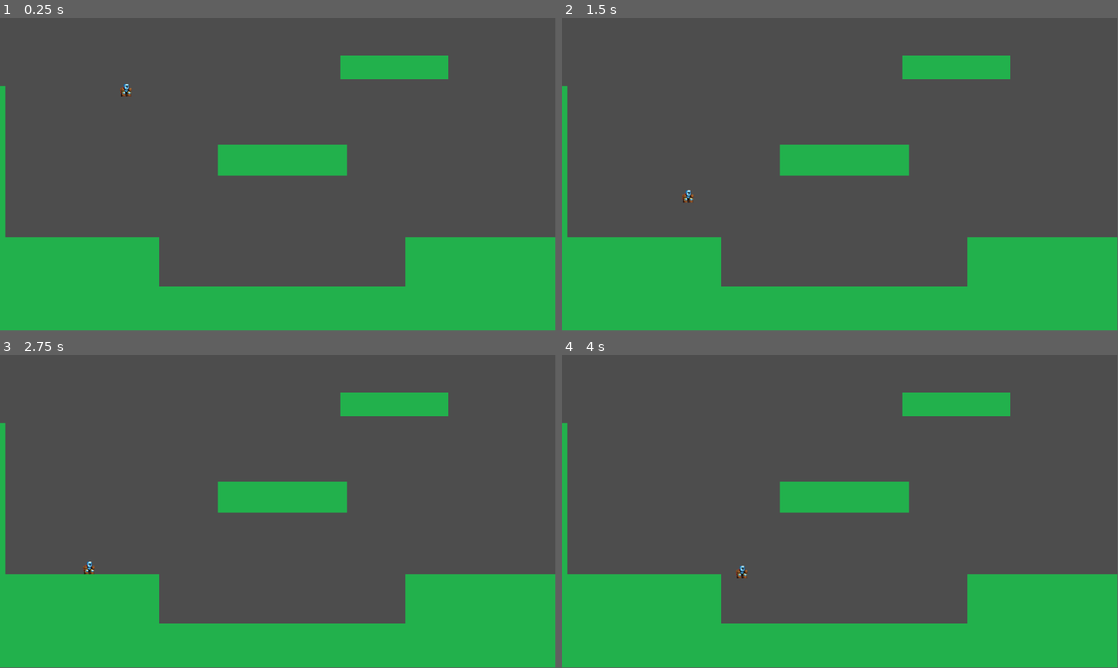
Above: before the commit, frames 1-4 (two rows, left to right).
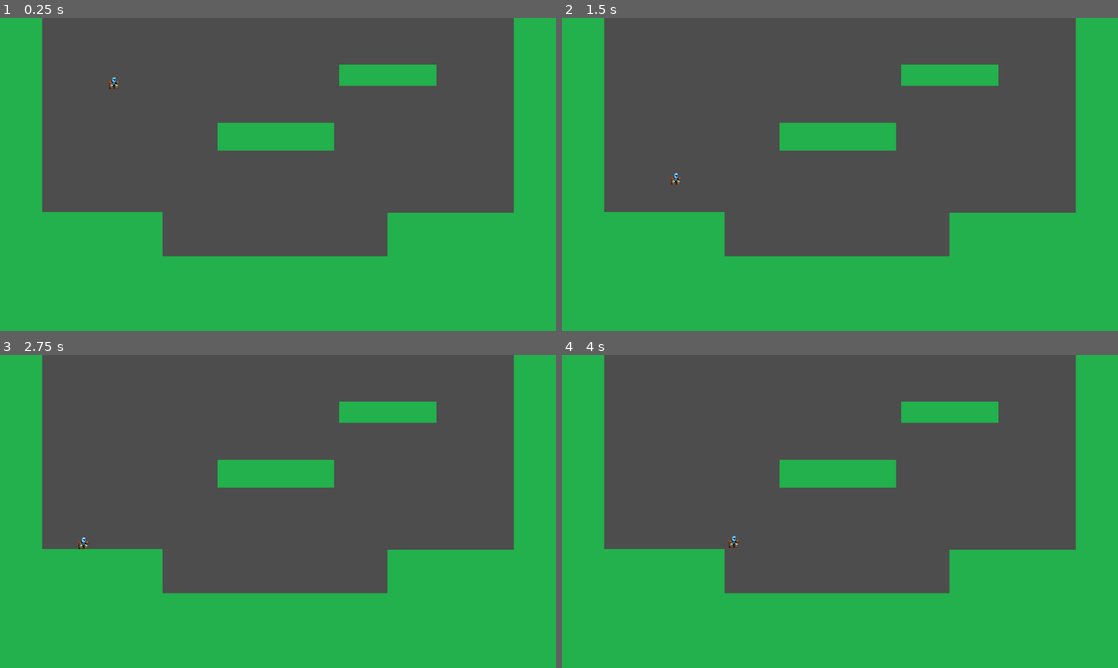
Above: after the commit, the same moments.

Repository: AcoMat/unq-idv-boss-2025
Game: Godot game, scene res://main.tscn
Two runs of this game, one before a commit and one after it. Both use one fixed random seed, a clock stepped at 60 frames per second and the inputs below.
Inputs:
- Up to frame 1 (0.25 s): no input
- Up to frame 2 (1.5 s): hold D (move_right) from 0.53 s (still down); tap Space (jump) at 0.77 s
- Up to frame 3 (2.75 s): tap Space (jump) at 1.52 s; release D (move_right) at 2.03 s; hold A (move_left) from 2.03 s (still down)
- Up to frame 4 (4 s): release A (move_left) at 2.78 s; hold D (move_right) from 2.78 s (still down); tap Space (jump) at 3.02, 3.77 s
In our replay, the window is 799x449 before the commit and 800x450 after it. These sizes can differ from the game's own. Grey fills any space a smaller window leaves; there, only what the larger window draws over its background counts as a difference.

The runs differ from the first frame. In frame 1, 23% of the frame differs, in the area x 0-100%, y 0-86%; in frame 2, 23%; in frame 3, 23%; in frame 4, 23%.

Commit message:
Camera feature and jump mechanic improved

Diff:
--- a/main.tscn
+++ b/main.tscn
@@ -1,12 +1,20 @@
-[gd_scene load_steps=3 format=3 uid="uid://t14o1gpv8no"]
+[gd_scene load_steps=5 format=3 uid="uid://t14o1gpv8no"]
 
 [ext_resource type="PackedScene" uid="uid://d1daw6cyym3mk" path="res://scenes/levels/1/level1.tscn" id="1_0xm2m"]
 [ext_resource type="PackedScene" uid="uid://chstifti63yr5" path="res://scenes/player/player.tscn" id="2_h2yge"]
+[ext_resource type="PackedScene" uid="uid://d1dy8k65f2aqs" path="res://scenes/levels/2/level2.tscn" id="3_1bvp3"]
+[ext_resource type="PackedScene" uid="uid://b61k1qcrx81ya" path="res://scenes/cameras/cameras.tscn" id="4_lquwl"]
 
 [node name="Main" type="Node2D"]
 
-[node name="Level1" parent="." instance=ExtResource("1_0xm2m")]
-position = Vector2(10, 7)
-
 [node name="Player" parent="." instance=ExtResource("2_h2yge")]
 position = Vector2(261, 143)
+
+[node name="Sections" type="Node2D" parent="."]
+
+[node name="Level1" parent="Sections" instance=ExtResource("1_0xm2m")]
+
+[node name="level2" parent="Sections" instance=ExtResource("3_1bvp3")]
+position = Vector2(0, -720)
+
+[node name="Cameras" parent="." instance=ExtResource("4_lquwl")]
--- a/project.godot
+++ b/project.godot
@@ -14,6 +14,11 @@
 run/main_scene="uid://t14o1gpv8no"
 config/features=PackedStringArray("4.4", "Forward Plus")
 config/icon="res://icon.svg"
+
+[display]
+
+window/size/viewport_width=1280
+window/size/viewport_height=720
 
 [input]
 
--- /dev/null
+++ b/scenes/cameras/cameras.gd
@@ -0,0 +1,22 @@
+extends Node2D
+
+var cameras : Array[Camera2D] = []
+
+# Called when the node enters the scene tree for the first time.
+func _ready() -> void:
+	var nodes = get_children(true)
+	for child in nodes:
+		if child is Camera2D:
+			cameras.append(child)
+
+
+# Called every frame. 'delta' is the elapsed time since the previous frame.
+func _process(delta: float) -> void:
+	pass
+
+
+func _on_area_2d_body_entered(body: Node2D, camera_number: int) -> void:
+	print("Body entered on camera " + str(camera_number))
+	for camera in cameras:
+		camera.enabled = false
+	cameras[camera_number - 1].enabled = true
--- /dev/null
+++ b/scenes/cameras/cameras.tscn
@@ -0,0 +1,33 @@
+[gd_scene load_steps=3 format=3 uid="uid://b61k1qcrx81ya"]
+
+[ext_resource type="Script" uid="uid://byiv6nqvtcbyr" path="res://scenes/cameras/cameras.gd" id="1_o2lo6"]
+
+[sub_resource type="RectangleShape2D" id="RectangleShape2D_o2lo6"]
+size = Vector2(1280.5, 658)
+
+[node name="Cameras" type="Node2D"]
+script = ExtResource("1_o2lo6")
+
+[node name="CameraLevel1" type="Camera2D" parent="."]
+anchor_mode = 0
+
+[node name="Area2D" type="Area2D" parent="CameraLevel1"]
+monitorable = false
+
+[node name="CollisionShape2D" type="CollisionShape2D" parent="CameraLevel1/Area2D"]
+position = Vector2(639.75, 360.5)
+shape = SubResource("RectangleShape2D_o2lo6")
+
+[node name="CameraLevel2" type="Camera2D" parent="."]
+offset = Vector2(0, -720)
+anchor_mode = 0
+enabled = false
+
+[node name="Area2D" type="Area2D" parent="CameraLevel2"]
+
+[node name="CollisionShape2D" type="CollisionShape2D" parent="CameraLevel2/Area2D"]
+position = Vector2(640, -362)
+shape = SubResource("RectangleShape2D_o2lo6")
+
+[connection signal="body_entered" from="CameraLevel1/Area2D" to="." method="_on_area_2d_body_entered" binds= [1]]
+[connection signal="body_entered" from="CameraLevel2/Area2D" to="." method="_on_area_2d_body_entered" binds= [2]]
--- a/scenes/levels/1/level1.tscn
+++ b/scenes/levels/1/level1.tscn
@@ -1,93 +1,90 @@
-[gd_scene load_steps=3 format=3 uid="uid://d1daw6cyym3mk"]
+[gd_scene load_steps=2 format=3 uid="uid://d1daw6cyym3mk"]
 
 [ext_resource type="Texture2D" uid="uid://sn8ad2y6isgb" path="res://assets/floor.png" id="1_5a5lf"]
 
-[sub_resource type="RectangleShape2D" id="RectangleShape2D_5a5lf"]
-size = Vector2(67.1654, 65.4712)
-
 [node name="Level1" type="Node2D"]
 
-[node name="Area2D" type="StaticBody2D" parent="."]
+[node name="Platforms" type="Node2D" parent="."]
 
-[node name="Sprite2D7" type="Sprite2D" parent="Area2D"]
-position = Vector2(808, 96)
+[node name="Area2D" type="StaticBody2D" parent="Platforms"]
+
+[node name="Sprite2D7" type="Sprite2D" parent="Platforms/Area2D"]
+position = Vector2(893, 132)
 scale = Vector2(3.40152, 0.742424)
 texture = ExtResource("1_5a5lf")
 
-[node name="CollisionPolygon2D" type="CollisionPolygon2D" parent="Area2D"]
-position = Vector2(808, 96)
+[node name="CollisionPolygon2D" type="CollisionPolygon2D" parent="Platforms/Area2D"]
+position = Vector2(893, 132)
 scale = Vector2(3.40152, 0.742424)
 polygon = PackedVector2Array(-33, -33, -33, 33, 33, 33, 33, -33)
 
-[node name="Area2D2" type="StaticBody2D" parent="."]
-position = Vector2(576, 288)
+[node name="Area2D2" type="StaticBody2D" parent="Platforms"]
 scale = Vector2(4.0497, 0.977529)
 
-[node name="Sprite2D6" type="Sprite2D" parent="Area2D2"]
-scale = Vector2(1, 1)
+[node name="Sprite2D6" type="Sprite2D" parent="Platforms/Area2D2"]
+position = Vector2(156.802, 279.276)
 texture = ExtResource("1_5a5lf")
 
-[node name="CollisionPolygon2D" type="CollisionShape2D" parent="Area2D2"]
-position = Vector2(-7.62939e-06, 0)
-scale = Vector2(0.999999, 1)
-shape = SubResource("RectangleShape2D_5a5lf")
+[node name="CollisionPolygon2D" type="CollisionPolygon2D" parent="Platforms/Area2D2"]
+position = Vector2(156.802, 279.276)
+polygon = PackedVector2Array(-33, -33, -33, 33, 33, 33, 33, -33)
 
-[node name="Area2D6" type="StaticBody2D" parent="."]
+[node name="Area2D6" type="StaticBody2D" parent="Platforms"]
 
-[node name="Sprite2D2" type="Sprite2D" parent="Area2D6"]
-position = Vector2(158.75, 550)
-scale = Vector2(4.88636, 3.09091)
+[node name="Sprite2D2" type="Sprite2D" parent="Platforms/Area2D6"]
+position = Vector2(213, 583)
+scale = Vector2(4.88636, 4.15152)
 texture = ExtResource("1_5a5lf")
 
-[node name="CollisionPolygon2D" type="CollisionPolygon2D" parent="Area2D6"]
-position = Vector2(158.75, 550)
-scale = Vector2(4.88636, 3.09091)
+[node name="CollisionPolygon2D" type="CollisionPolygon2D" parent="Platforms/Area2D6"]
+position = Vector2(213, 583)
+scale = Vector2(4.88636, 4.15152)
 polygon = PackedVector2Array(-33, -33, -33, 33, 33, 33, 33, -33)
 
-[node name="Area2D4" type="StaticBody2D" parent="."]
+[node name="Area2D4" type="StaticBody2D" parent="Platforms"]
 
-[node name="Sprite2D3" type="Sprite2D" parent="Area2D4"]
-position = Vector2(-96, 391.25)
-scale = Vector2(2.93182, 7.7803)
+[node name="Sprite2D3" type="Sprite2D" parent="Platforms/Area2D4"]
+position = Vector2(-0.199902, 360.6)
+scale = Vector2(2.93182, 10.9205)
 texture = ExtResource("1_5a5lf")
 
-[node name="CollisionPolygon2D" type="CollisionPolygon2D" parent="Area2D4"]
-position = Vector2(-96, 391.25)
-scale = Vector2(2.93182, 7.7803)
+[node name="CollisionPolygon2D" type="CollisionPolygon2D" parent="Platforms/Area2D4"]
+position = Vector2(-0.199902, 360.6)
+scale = Vector2(2.93182, 10.9205)
 polygon = PackedVector2Array(-33, -33, -33, 33, 33, 33, 33, -33)
 
-[node name="Area2D5" type="StaticBody2D" parent="."]
+[node name="Area2D5" type="StaticBody2D" parent="Platforms"]
 
-[node name="Sprite2D4" type="Sprite2D" parent="Area2D5"]
-position = Vector2(1254, 386.75)
-scale = Vector2(2.93182, 7.91667)
+[node name="Sprite2D4" type="Sprite2D" parent="Platforms/Area2D5"]
+position = Vector2(1279.8, 361.3)
+scale = Vector2(2.93182, 10.9337)
 texture = ExtResource("1_5a5lf")
 
-[node name="CollisionPolygon2D" type="CollisionPolygon2D" parent="Area2D5"]
-position = Vector2(1254, 386.75)
-scale = Vector2(2.93182, 7.91667)
+[node name="CollisionPolygon2D" type="CollisionPolygon2D" parent="Platforms/Area2D5"]
+position = Vector2(1279.8, 361.3)
+scale = Vector2(2.93182, 10.9337)
 polygon = PackedVector2Array(-33, -33, -33, 33, 33, 33, 33, -33)
 
-[node name="Area2D3" type="StaticBody2D" parent="."]
+[node name="Area2D3" type="StaticBody2D" parent="Platforms"]
 
-[node name="Sprite2D" type="Sprite2D" parent="Area2D3"]
-position = Vector2(994, 548.5)
-scale = Vector2(4.93939, 3.04545)
+[node name="Sprite2D" type="Sprite2D" parent="Platforms/Area2D3"]
+position = Vector2(1055, 584)
+scale = Vector2(4.93939, 4.12121)
 texture = ExtResource("1_5a5lf")
 
-[node name="CollisionPolygon2D" type="CollisionPolygon2D" parent="Area2D3"]
-position = Vector2(994, 548.5)
-scale = Vector2(4.93939, 3.04545)
+[node name="CollisionPolygon2D" type="CollisionPolygon2D" parent="Platforms/Area2D3"]
+position = Vector2(1055, 584)
+scale = Vector2(4.93939, 4.12121)
 polygon = PackedVector2Array(-33, -33, -33, 33, 33, 33, 33, -33)
 
-[node name="Area2D7" type="StaticBody2D" parent="."]
+[node name="Area2D7" type="StaticBody2D" parent="Platforms"]
 
-[node name="Sprite2D5" type="Sprite2D" parent="Area2D7"]
-position = Vector2(571.5, 600)
-scale = Vector2(7.86364, 1.5)
+[node name="Sprite2D5" type="Sprite2D" parent="Platforms/Area2D7"]
+position = Vector2(633, 634)
+scale = Vector2(7.86364, 2.59848)
 texture = ExtResource("1_5a5lf")
 
-[node name="CollisionPolygon2D" type="CollisionPolygon2D" parent="Area2D7"]
-position = Vector2(571.5, 600)
-scale = Vector2(7.86364, 1.5)
+[node name="CollisionPolygon2D" type="CollisionPolygon2D" parent="Platforms/Area2D7"]
+position = Vector2(633, 634)
+scale = Vector2(7.86364, 2.59848)
 polygon = PackedVector2Array(-33, -33, -33, 33, 33, 33, 33, -33)
--- /dev/null
+++ b/scenes/levels/2/level2.tscn
@@ -0,0 +1,67 @@
+[gd_scene load_steps=2 format=3 uid="uid://d1dy8k65f2aqs"]
+
+[ext_resource type="Texture2D" uid="uid://sn8ad2y6isgb" path="res://assets/floor.png" id="1_r61rd"]
+
+[node name="2" type="Node2D"]
+
+[node name="Platforms" type="Node2D" parent="."]
+
+[node name="StaticBody2D5" type="StaticBody2D" parent="Platforms"]
+
+[node name="Sprite2D" type="Sprite2D" parent="Platforms/StaticBody2D5"]
+position = Vector2(1280, 360)
+scale = Vector2(2.932, 10.9091)
+texture = ExtResource("1_r61rd")
+
+[node name="CollisionPolygon2D" type="CollisionPolygon2D" parent="Platforms/StaticBody2D5"]
+position = Vector2(1280, 360)
+scale = Vector2(2.932, 10.9091)
+polygon = PackedVector2Array(-33, -33, -33, 33, 33, 33, 33, -33)
+
+[node name="StaticBody2D3" type="StaticBody2D" parent="Platforms"]
+
+[node name="Sprite2D" type="Sprite2D" parent="Platforms/StaticBody2D3"]
+position = Vector2(639, 456)
+scale = Vector2(12.7879, 0.757576)
+texture = ExtResource("1_r61rd")
+
+[node name="CollisionPolygon2D" type="CollisionPolygon2D" parent="Platforms/StaticBody2D3"]
+position = Vector2(639, 456)
+scale = Vector2(12.7879, 0.757576)
+polygon = PackedVector2Array(-33, -33, -33, 33, 33, 33, 33, -33)
+
+[node name="StaticBody2D2" type="StaticBody2D" parent="Platforms"]
+
+[node name="Sprite2D" type="Sprite2D" parent="Platforms/StaticBody2D2"]
+position = Vector2(579, 656)
+scale = Vector2(4.62121, 0.757576)
+texture = ExtResource("1_r61rd")
+
+[node name="CollisionPolygon2D" type="CollisionPolygon2D" parent="Platforms/StaticBody2D2"]
+position = Vector2(579, 656)
+scale = Vector2(4.62121, 0.757576)
+polygon = PackedVector2Array(-33, -33, -33, 33, 33, 33, 33, -33)
+
+[node name="StaticBody2D" type="StaticBody2D" parent="Platforms"]
+
+[node name="Sprite2D" type="Sprite2D" parent="Platforms/StaticBody2D"]
+position = Vector2(1087, 620)
+scale = Vector2(3, 0.757576)
+texture = ExtResource("1_r61rd")
+
+[node name="CollisionPolygon2D" type="CollisionPolygon2D" parent="Platforms/StaticBody2D"]
+position = Vector2(1087, 620)
+scale = Vector2(3, 0.757576)
+polygon = PackedVector2Array(-33, -33, -33, 33, 33, 33, 33, -33)
+
+[node name="StaticBody2D4" type="StaticBody2D" parent="Platforms"]
+
+[node name="Sprite2D" type="Sprite2D" parent="Platforms/StaticBody2D4"]
+position = Vector2(0, 360)
+scale = Vector2(2.932, 10.9091)
+texture = ExtResource("1_r61rd")
+
+[node name="CollisionPolygon2D" type="CollisionPolygon2D" parent="Platforms/StaticBody2D4"]
+position = Vector2(0, 360)
+scale = Vector2(2.932, 10.9091)
+polygon = PackedVector2Array(-33, -33, -33, 33, 33, 33, 33, -33)
--- a/scenes/player/player.gd
+++ b/scenes/player/player.gd
@@ -50,12 +50,12 @@
 	# Collision check and knockback trigger
 	var was_on_wall: bool = is_on_wall()
 	var was_on_air: bool = !is_on_floor()
-	var intertia = velocity
+	var inertia = velocity
 	# APPLY MOVEMENT
 	move_and_slide()
 
-	if is_on_wall() and not was_on_wall and !is_control_enabled :
-		apply_knockback(intertia)
+	if is_on_wall() or is_on_ceiling() and not was_on_wall and !is_control_enabled :
+		apply_knockback(inertia, !is_on_ceiling())
 
 	# Just landed on floor
 	if was_on_air and is_on_floor():
@@ -74,12 +74,15 @@
 	if !was_on_air and !is_on_floor() and is_control_enabled:
 		now_is_falling = true
 		is_control_enabled = false
-		velocity.x = intertia.x * vel_loss_percentage
+		velocity.x = inertia.x * vel_loss_percentage
 
 
-func apply_knockback(intertia: Vector2):
+func apply_knockback(inertia: Vector2, change_direction: bool):
 	now_is_falling = true
-	velocity.x = intertia.x * -1 * vel_loss_percentage
+	if(change_direction):
+		velocity.x = inertia.x * -1 * vel_loss_percentage
+	else:
+		velocity.x = inertia.x * vel_loss_percentage
 	$KnockDownCooldown.start()
 
 func _on_fall_cooldown_timeout() -> void:
--- a/scenes/player/player.tscn
+++ b/scenes/player/player.tscn
@@ -8,6 +8,7 @@
 
 [node name="Player" type="CharacterBody2D"]
 script = ExtResource("1_dovo2")
+vel_loss_percentage = 0.314
 
 [node name="CollisionShape2D" type="CollisionShape2D" parent="."]
 shape = SubResource("RectangleShape2D_dovo2")
Not shown, added: scenes/cameras/cameras.gd.uid
